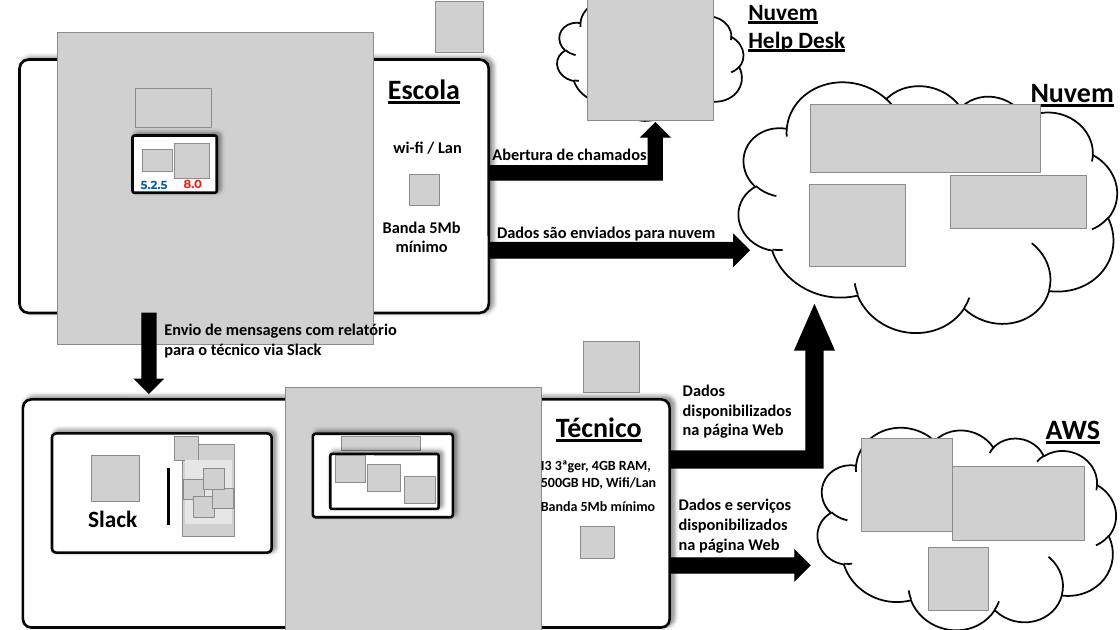
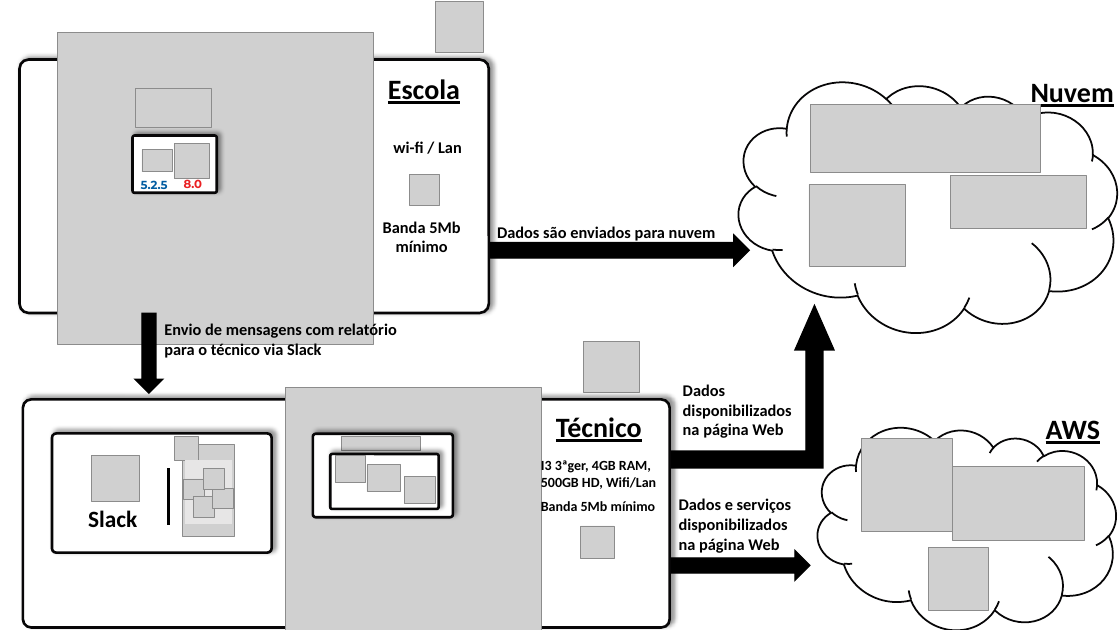
Before and after one commit to BandTec/grupo-04-adsb-20201, a slide deck: slide 1 of Documentação/HLD&LLD/LLD v5.0.pptx. Drawn at 1120x630 pixels with LibreOffice and Linux fonts; fonts in the diff are those of the drawing; grey boxes stand for pictures; background and template pictures are left out. Boxes give left, top, right and bottom in pixels: in the first picture for what was removed or moved away, otherwise in the second. Text is boxed around its words. In the diff, an @@ line names an element or a change of style, - is before the commit and + after.

```diff
--- a/Documentação/HLD&LLD/LLD v5.0.pptx
+++ b/Documentação/HLD&LLD/LLD v5.0.pptx
@@ group removed at <box>490,0,845,180</box>: 2 texts, 1 cloud, 1 picture, 1 bent up arrow @@
-Nuvem Help Desk
-Abertura de chamados
```
Also in this commit, not shown: 8 other files.
